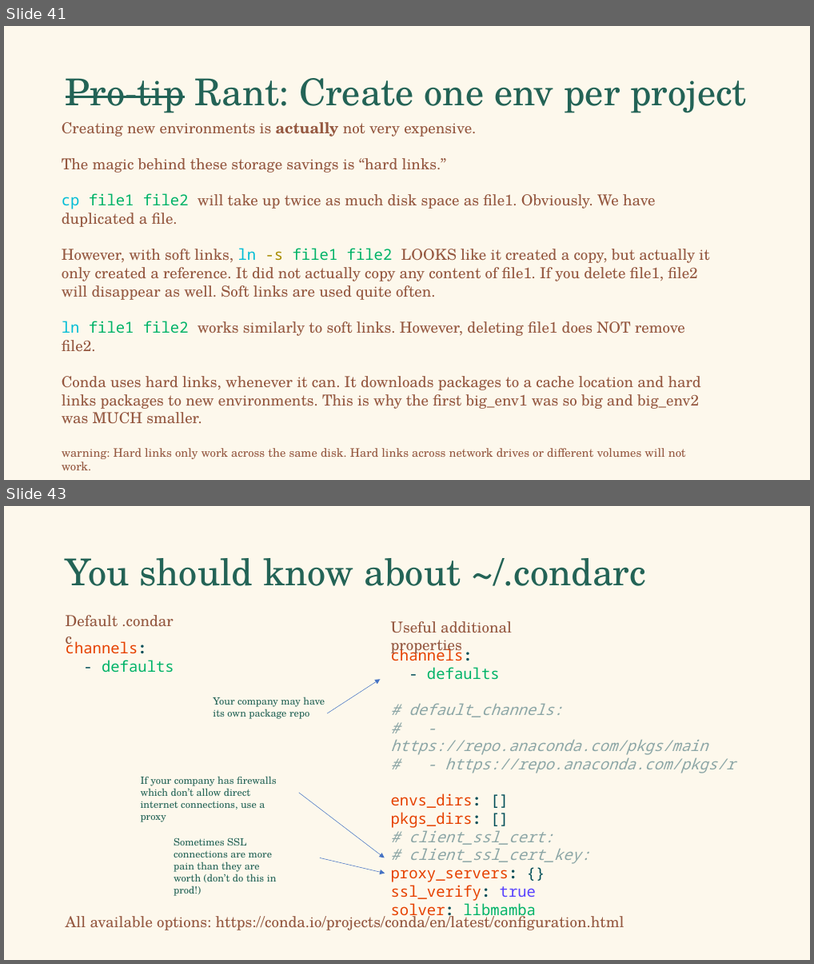
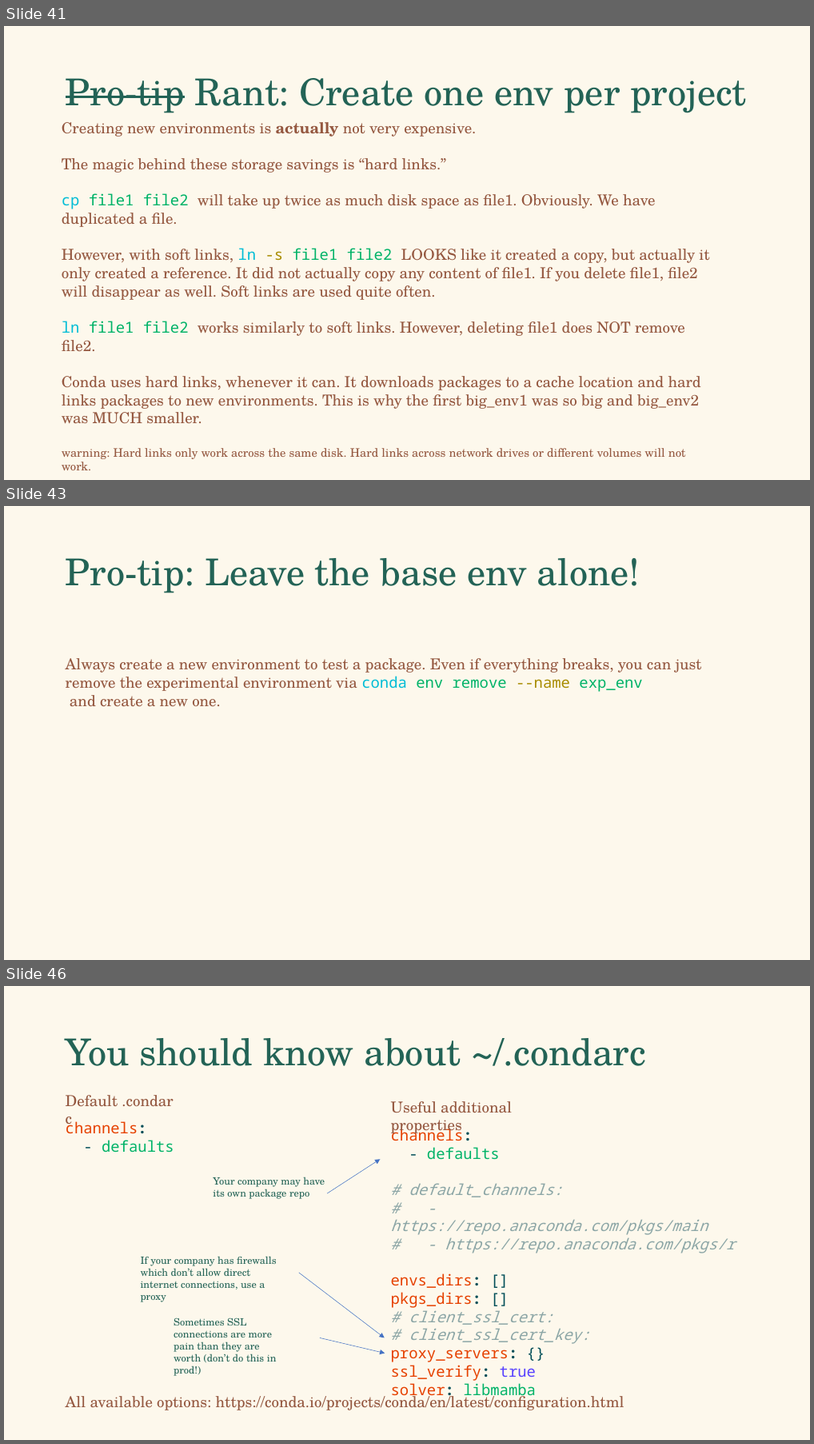
Before and after one commit to falconair/ProgrammingForAnalytics, a slide deck: lectures/080_env_pkg_management/Python environment and package management.pptx. Shown one above the other, each under a label of ours: slides 41 and 43 before the commit, slides 41, 43 and 46 after it; the slides between them are not shown. The pictures are 814x964 and 814x1444 pixels, drawn with LibreOffice and Linux fonts; fonts in the diff are those of the drawing. Boxes give left, top, right and bottom in pixels: in the first picture for what was removed or moved away, otherwise in the second. Text is boxed around its words. In the diff, an @@ line names an element or a change of style, - is before the commit and + after.

```diff
--- a/lectures/080_env_pkg_management/Python environment and package management.pptx
+++ b/lectures/080_env_pkg_management/Python environment and package management.pptx
@@ slide 43 added at [4,506,810,960], background #FDF8EC @@
@@ title added at [66,558,640,593], 44 pt, text #236356 @@
+Pro-tip: Leave the base env alone!
@@ text added at [66,658,702,707], 18 pt, text #94573F @@
+Always create a new environment to test a package. Even if everything breaks, you can just remove the experimental environment via conda env remove --name exp_env
+and create a new one.
@@ what was slide 43 is now slide 46 @@
```
Also in this commit, not shown: 1 slide changed, 2 other slides added.
